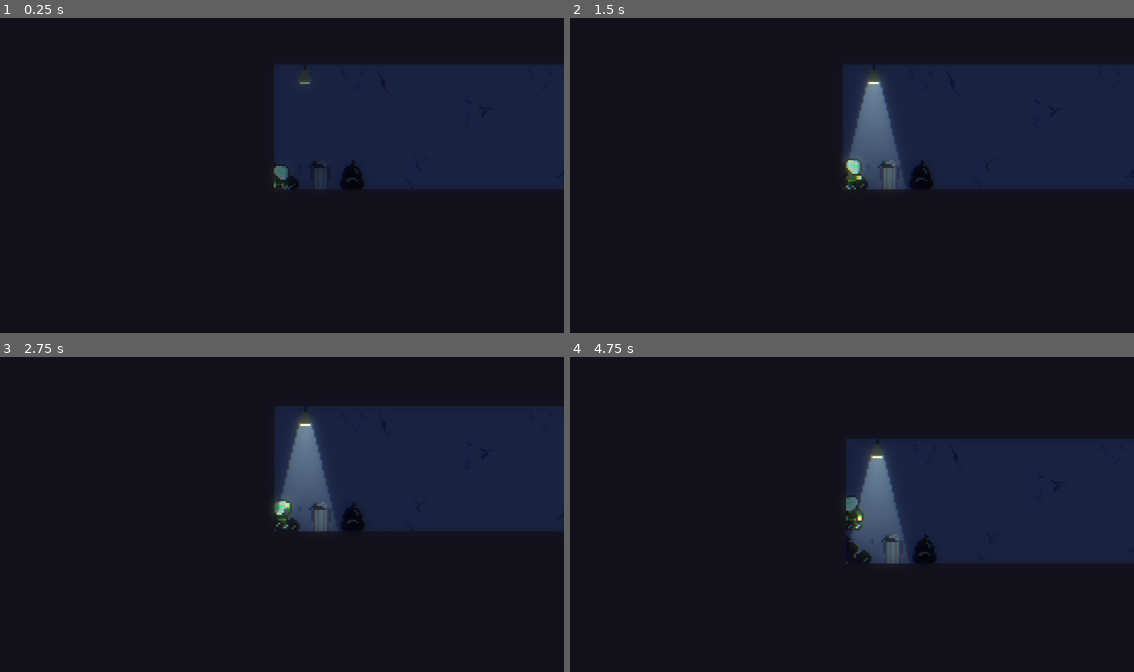
Above: before the commit, frames 1-4 (two rows, left to right).
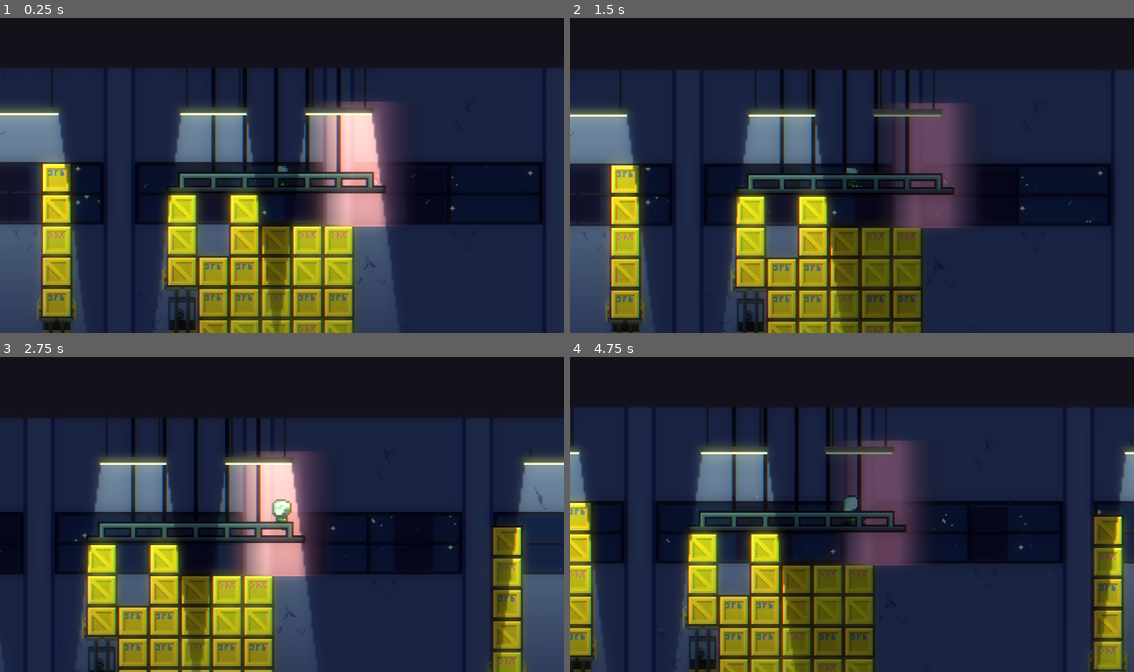
Above: after the commit, the same moments.

Repository: reneelias/Godot-2D-Platformer
Game: Godot game, scene res://Scenes/Level_01.tscn
Two runs of this game, one before a commit and one after it. Both use one fixed random seed, a clock stepped at 60 frames per second and the inputs below.
Inputs:
- Up to frame 1 (0.25 s): no input
- Up to frame 2 (1.5 s): hold R 0.53-1.28 s; hold D (MoveRight) from 0.53 s (still down); tap Space (Jump) at 0.77 s; tap R at 1.35 s
- Up to frame 3 (2.75 s): tap Space (Jump) at 1.52 s; release D (MoveRight) at 2.03 s; hold A (MoveLeft) from 2.03 s (still down); hold R from 2.03 s (still down)
- Up to frame 4 (4.75 s): release A (MoveLeft) at 2.78 s; release R at 2.78 s; hold D (MoveRight) 2.78-4.28 s; tap R at 2.85, 4.35 s; tap Space (Jump) at 3.02, 3.77, 4.52 s; hold R 3.53-4.28 s; hold A (MoveLeft) from 4.28 s (still down)

The runs differ from the first frame. In frame 1, 61% of the frame differs, in the area x 0-100%, y 14-100%; in frame 2, 60%; in frame 3, 60%; in frame 4, 65%, in the area x 0-100%, y 15-100%.

Commit message:
some progress on checkpoints

Diff:
--- a/2d-platformer/ObjectScenes/CheckPoint.tscn
+++ b/2d-platformer/ObjectScenes/CheckPoint.tscn
@@ -1,4 +1,6 @@
-[gd_scene load_steps=4 format=3 uid="uid://b4vccwblyftcu"]
+[gd_scene load_steps=5 format=3 uid="uid://b4vccwblyftcu"]
+
+[ext_resource type="Script" uid="uid://ds57kl5uuvqee" path="res://Scripts/Checkpoint.gd" id="1_i51ak"]
 
 [sub_resource type="Gradient" id="Gradient_avdlx"]
 offsets = PackedFloat32Array(0, 0.363636, 0.636364, 1)
@@ -12,7 +14,9 @@
 [sub_resource type="RectangleShape2D" id="RectangleShape2D_avdlx"]
 size = Vector2(59, 64)
 
-[node name="CheckPoint" type="Area2D"]
+[node name="Checkpoint" type="Area2D" groups=["CheckPoints"]]
+priority = 10
+script = ExtResource("1_i51ak")
 
 [node name="Sprite2D" type="Sprite2D" parent="."]
 modulate = Color(0.915168, 0.475022, 0.700205, 0.678431)
@@ -21,3 +25,6 @@
 [node name="CollisionShape2D" type="CollisionShape2D" parent="."]
 position = Vector2(0.5, 0)
 shape = SubResource("RectangleShape2D_avdlx")
+
+[connection signal="area_entered" from="." to="." method="onAreaEntered"]
+[connection signal="body_entered" from="." to="." method="onBodyEntered"]
--- a/2d-platformer/ObjectScenes/Player.tscn
+++ b/2d-platformer/ObjectScenes/Player.tscn
@@ -622,7 +622,7 @@
 [sub_resource type="RectangleShape2D" id="RectangleShape2D_wpivi"]
 size = Vector2(4, 10)
 
-[node name="Player" type="CharacterBody2D" node_paths=PackedStringArray("sprite2D", "animPlayer", "raycasts")]
+[node name="Player" type="CharacterBody2D" node_paths=PackedStringArray("sprite2D", "animPlayer", "raycasts") groups=["Player"]]
 script = ExtResource("1_tryvm")
 sprite2D = NodePath("Sprite2D")
 animPlayer = NodePath("AnimationPlayer")
--- a/2d-platformer/Scenes/Level_01.tscn
+++ b/2d-platformer/Scenes/Level_01.tscn
@@ -18,6 +18,7 @@
 [ext_resource type="PackedScene" uid="uid://ct476bf3ca1wm" path="res://ObjectScenes/CompactorGroup.tscn" id="16_mm5uc"]
 [ext_resource type="PackedScene" uid="uid://b8ubtijxmpikm" path="res://ObjectScenes/Forklift.tscn" id="17_ob0u7"]
 [ext_resource type="PackedScene" uid="uid://c2wlrydy2amq1" path="res://ObjectScenes/Crate.tscn" id="18_nhi4p"]
+[ext_resource type="PackedScene" uid="uid://b4vccwblyftcu" path="res://ObjectScenes/Checkpoint.tscn" id="19_nhi4p"]
 
 [sub_resource type="TileSetAtlasSource" id="TileSetAtlasSource_2jryf"]
 texture = ExtResource("1_e0dve")
@@ -428,7 +429,7 @@
 
 [node name="Player" parent="." instance=ExtResource("5_egvei")]
 z_index = 5
-position = Vector2(-28, 7)
+position = Vector2(987, -76)
 turnSpeedScaler = 0.1
 playerState = 0
 
@@ -789,6 +790,14 @@
 [node name="Sprite2D" parent="Crates/Crate_04" index="0"]
 frame = 5
 
+[node name="Checkpoints" type="Node2D" parent="."]
+
+[node name="Checkpoint_00" parent="Checkpoints" instance=ExtResource("19_nhi4p")]
+position = Vector2(1028, -79)
+
+[node name="Checkpoint_01" parent="Checkpoints" instance=ExtResource("19_nhi4p")]
+position = Vector2(1823, 7)
+
 [editable path="Lights/LongHangingLamp_02"]
 [editable path="Lights/LongHangingLamp_03"]
 [editable path="Lights/LongHangingLamp_04"]
--- a/2d-platformer/Scripts/CharacterController.gd
+++ b/2d-platformer/Scripts/CharacterController.gd
@@ -50,6 +50,8 @@
 @export_category("Death")
 @export var deathTime := 1.0
 
+var currCheckpoint : Node2D
+
 
 @export_category("Player State")
 enum PlayerMode{
@@ -235,8 +237,19 @@
 	sprite2D.modulate = Color.WHITE
 	rotation = 0
 
-func checkpointEntered(checkpoint):
-	startPos = global_position
+func checkpointEntered(checkpoint : Node2D):
+	print("CharacterController: Checkpoint Entered")
+	if !currCheckpoint:
+		startPos = checkpoint.position
+		currCheckpoint = checkpoint
+		return
+
+	var checkpointLastTwoChars = checkpoint.name.substr(checkpoint.name.length() - 2, 2)
+	var currCheckpointLastTwoChars = currCheckpoint.name.substr(currCheckpoint.name.length() - 2, 2)
+	if int(checkpointLastTwoChars) < int(currCheckpointLastTwoChars):
+		startPos = checkpoint.position
+		currCheckpoint = checkpoint
+
 
 func _updateDeath():
 	pass
--- /dev/null
+++ b/2d-platformer/Scripts/Checkpoint.gd
@@ -0,0 +1,11 @@
+extends Area2D
+class_name Checkpoint
+
+func onBodyEntered(body : Node2D):
+	print("Checkpoint Entered: " + body.name)
+	print(get_tree().get_nodes_in_group("Player").size())
+	if body in get_tree().get_nodes_in_group("Player"):
+		(body as CharacterController).checkpointEntered(self)
+
+func onAreaEntered(area : Area2D):
+	print("Checkpoint Entered: " + area.name)
--- a/2d-platformer/project.godot
+++ b/2d-platformer/project.godot
@@ -28,6 +28,11 @@
 "res://Shaders/": "pink",
 "res://Sprites/": "blue"
 }
+
+[global_group]
+
+Player=""
+CheckPoints=""
 
 [input]
 
Not shown: 1 places in 2d-platformer/Scenes/Level_01.tscn that only renumber resources
Not shown, added: 2d-platformer/Scripts/Checkpoint.gd.uid
